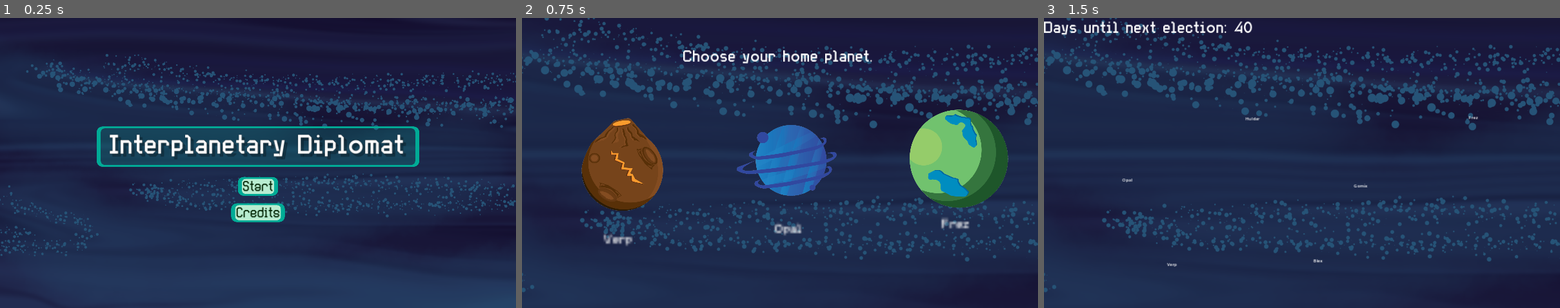
Above: before the commit, frames 1-3 (left to right).
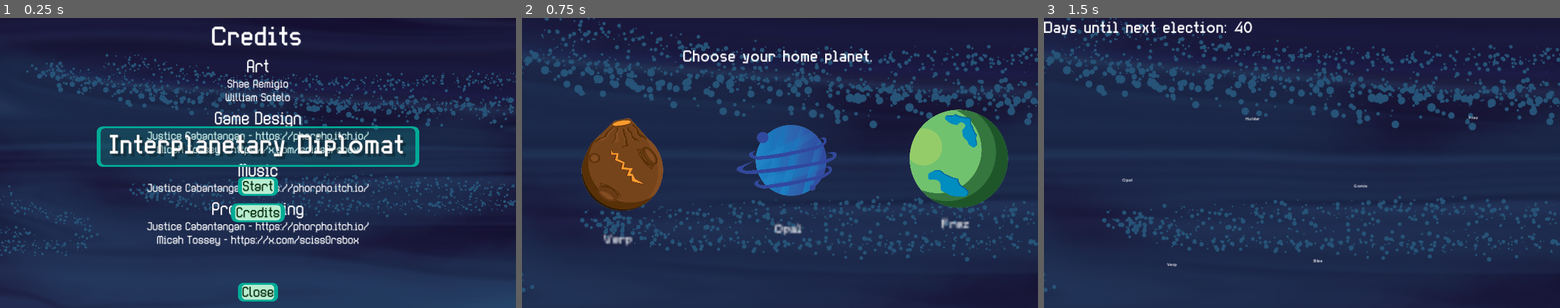
Above: after the commit, the same moments.

Repository: TheWorldisWatchingGameJam/TheWorldisWatching
Game: Godot game, scene res://Scenes/main_menu.tscn
Same seed, same stepped clock (60 frames per second), same inputs: the game is played once before the commit and once after it. The engine's default icon, where the game draws it, is replaced by a stand-in: a white triangle on a blue panel in a dark square.
Inputs (mouse positions are in pixels of both pictures, inside the frame that each line leads up to):
- Up to frame 1 (0.25 s): no input
- Up to frame 2 (0.75 s): click "Start" at 0.5 s
- Up to frame 3 (1.5 s): tap Enter at 1.25 s; move the mouse to (1142, 165) at 1.27 s; click (1142, 165) at 1.42 s

The runs differ from the first frame. In frame 1, 5.1% of the frame differs, in the area x 28-72%, y 2-98%; in frame 2, nothing differs; in frame 3, nothing differs.
Error in both runs: Invalid assignment of property or key 'texture' with value of type 'CompressedTexture2D' on a base object of type 'Nil'. (res://PlanetNode.gd:17)

Commit message:
credit change

Diff:
--- a/TWIW/Scenes/main_menu.tscn
+++ b/TWIW/Scenes/main_menu.tscn
@@ -48,7 +48,6 @@
 texture = ExtResource("2_o6tst")
 
 [node name="CreditsContainer" type="VBoxContainer" parent="TextureRect"]
-visible = false
 layout_mode = 1
 anchors_preset = 15
 anchor_right = 1.0
@@ -98,8 +97,8 @@
 
 [node name="Label2" type="Label" parent="TextureRect/CreditsContainer"]
 layout_mode = 2
-text = "Justice Cabantangan
-Micah Tossey
+text = "Justice Cabantangan - https://phorpho.itch.io/
+Micah Tossey - https://x.com/sciss0rsbox
 "
 label_settings = SubResource("LabelSettings_wa0fo")
 horizontal_alignment = 1
@@ -116,7 +115,7 @@
 
 [node name="Label9" type="Label" parent="TextureRect/CreditsContainer"]
 layout_mode = 2
-text = "Justice Cabantangan
+text = "Justice Cabantangan - https://phorpho.itch.io/
 "
 label_settings = SubResource("LabelSettings_wa0fo")
 horizontal_alignment = 1
@@ -133,9 +132,8 @@
 
 [node name="Label5" type="Label" parent="TextureRect/CreditsContainer"]
 layout_mode = 2
-text = "Justice Cabantangan
-Micah Tossey
-"
+text = "Justice Cabantangan - https://phorpho.itch.io/
+Micah Tossey - https://x.com/sciss0rsbox"
 label_settings = SubResource("LabelSettings_wa0fo")
 horizontal_alignment = 1
 
Not shown: 2 places in TWIW/Scripts/Resources/Planets/Gomix.tres that only renumber resources
Not shown: 1 places in TWIW/Scripts/Resources/Planets/Verp.tres that only renumber resources
